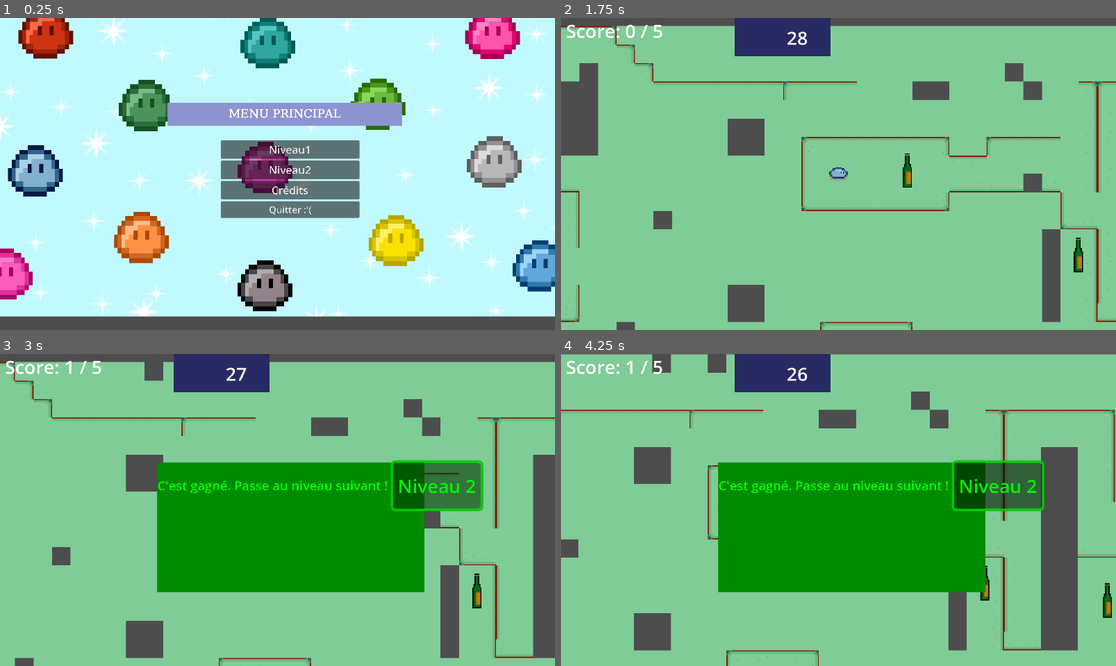
Above: before the commit, frames 1-4 (two rows, left to right).
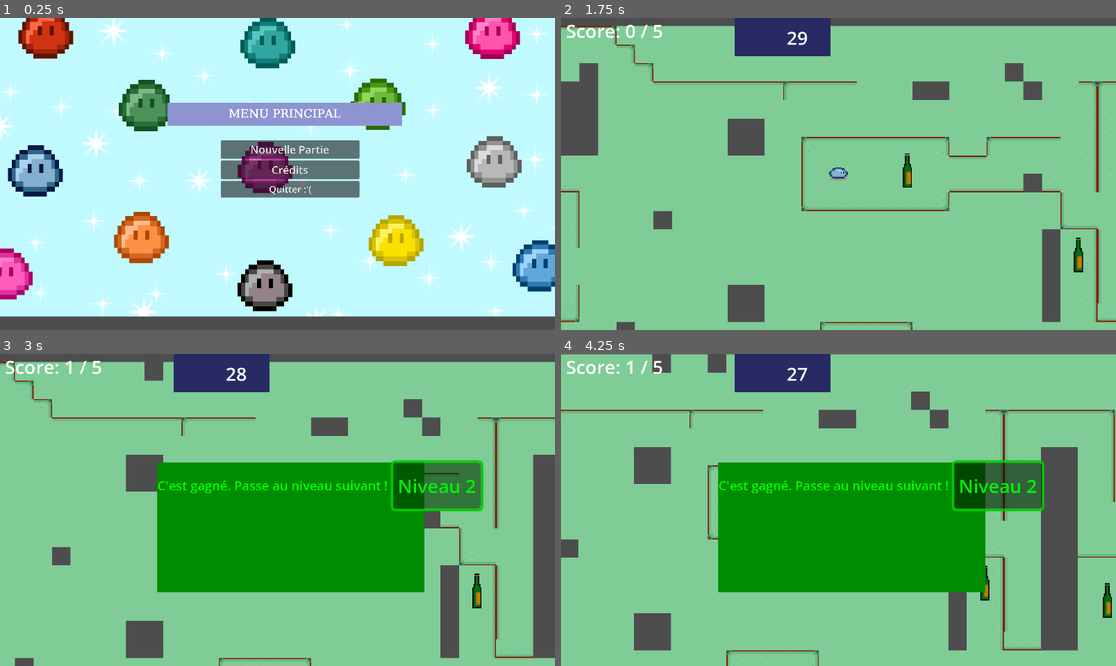
Above: after the commit, the same moments.

Repository: LEBOURGEOIS-maker/Jacky-boiiing
Game: Godot game, scene res://Scenes/mainMenu.tscn
The game is run twice, just before and just after one commit, with the same random seed, the same clock (stepped at 60 frames per second) and the same inputs.
Inputs (mouse positions are in pixels of both pictures, inside the frame that each line leads up to):
- Up to frame 1 (0.25 s): no input
- Up to frame 2 (1.75 s): click "Niveau1" (after the commit: "Nouvelle Partie") at 0.5 s; click (849, 152) at 1.25 s, where only the run after the commit has a clickable "Niveau 1"
- Up to frame 3 (3 s): tap Enter (ui_accept) at 2, 2.27 s; move the mouse to (399, 494) at 2.02 s; hold D (right) 2.03-2.75 s; click "Niveau 2" at 2.75 s
- Up to frame 4 (4.25 s): tap Enter (ui_accept) at 3.5, 3.77 s; move the mouse to (727, 525) at 3.52 s; hold S (down) from 3.53 s (still down)

The runs differ from the first frame. In frame 1, 1.8% of the frame differs, in the area x 39-65%, y 40-65%; in frame 2, less than 0.1%; in frame 3, less than 0.1%; in frame 4, less than 0.1%.
Error in both runs: Invalid call. Nonexistent function 'change_scene' in base 'SceneTree'. (res://Scenes/main_scene.gd:38)

Commit message:
menu level 1 and 2

Diff:
--- a/Scenes/credits.tscn
+++ b/Scenes/credits.tscn
@@ -4,6 +4,9 @@
 [ext_resource type="Texture2D" uid="uid://bopi3hl1hd56c" path="res://Assets/Personals/backgroundCredits.png" id="2_iaman"]
 
 [sub_resource type="FontFile" id="FontFile_uogbb"]
+subpixel_positioning = 0
+msdf_pixel_range = 14
+msdf_size = 128
 cache/0/25/0/ascent = 0.0
 cache/0/25/0/descent = 0.0
 cache/0/25/0/underline_position = 0.0
--- /dev/null
+++ b/Scenes/newGame.tscn
@@ -0,0 +1,113 @@
+[gd_scene load_steps=6 format=3 uid="uid://d16joiixx0tj1"]
+
+[ext_resource type="Texture2D" uid="uid://bopi3hl1hd56c" path="res://Assets/Personals/backgroundCredits.png" id="1_u1uau"]
+[ext_resource type="Script" path="res://Scenes/new_game.gd" id="1_urjb1"]
+
+[sub_resource type="FontFile" id="FontFile_krg46"]
+subpixel_positioning = 0
+msdf_pixel_range = 14
+msdf_size = 128
+cache/0/16/0/ascent = 0.0
+cache/0/16/0/descent = 0.0
+cache/0/16/0/underline_position = 0.0
+cache/0/16/0/underline_thickness = 0.0
+cache/0/16/0/scale = 1.0
+cache/0/25/0/ascent = 0.0
+cache/0/25/0/descent = 0.0
+cache/0/25/0/underline_position = 0.0
+cache/0/25/0/underline_thickness = 0.0
+cache/0/25/0/scale = 1.0
+
+[sub_resource type="StyleBoxFlat" id="StyleBoxFlat_aykup"]
+bg_color = Color(0.555361, 0.576237, 0.822159, 1)
+
+[sub_resource type="LabelSettings" id="LabelSettings_tc5bt"]
+line_spacing = 6.0
+font_size = 25
+outline_size = 1
+
+[node name="NewGame" type="Control"]
+layout_mode = 3
+anchors_preset = 15
+anchor_right = 1.0
+anchor_bottom = 1.0
+grow_horizontal = 2
+grow_vertical = 2
+script = ExtResource("1_urjb1")
+
+[node name="Background" type="TextureRect" parent="."]
+layout_mode = 1
+anchors_preset = -1
+anchor_right = 0.897
+anchor_bottom = 0.249
+offset_left = 100.0
+offset_top = -398.0
+offset_right = 301.76
+offset_bottom = 373.08
+grow_horizontal = 2
+grow_vertical = 2
+texture = ExtResource("1_u1uau")
+expand_mode = 3
+
+[node name="RemoteTransform2D" type="RemoteTransform2D" parent="Background"]
+position = Vector2(379, 260)
+remote_path = NodePath("../Titre/Camera2D")
+
+[node name="Titre" type="Label" parent="Background"]
+layout_mode = 1
+anchors_preset = 5
+anchor_left = 0.5
+anchor_right = 0.5
+offset_left = -228.0
+offset_top = 309.0
+offset_right = 279.0
+offset_bottom = 359.0
+grow_horizontal = 2
+theme_override_colors/font_shadow_color = Color(0, 0, 0, 1)
+theme_override_fonts/font = SubResource("FontFile_krg46")
+theme_override_styles/normal = SubResource("StyleBoxFlat_aykup")
+text = "Nouvelle partie"
+label_settings = SubResource("LabelSettings_tc5bt")
+horizontal_alignment = 1
+vertical_alignment = 1
+uppercase = true
+
+[node name="Camera2D" type="Camera2D" parent="Background/Titre"]
+position = Vector2(-355, -49)
+offset = Vector2(410, 200)
+zoom = Vector2(0.4, 0.4)
+
+[node name="VBoxContainer" type="VBoxContainer" parent="Background/Titre"]
+layout_mode = 0
+offset_left = 115.0
+offset_top = 81.0
+offset_right = 415.0
+offset_bottom = 249.0
+
+[node name="Niveau1" type="Button" parent="Background/Titre/VBoxContainer"]
+layout_mode = 2
+theme_override_font_sizes/font_size = 23
+text = "Niveau 1"
+
+[node name="Niveau2" type="Button" parent="Background/Titre/VBoxContainer"]
+layout_mode = 2
+theme_override_font_sizes/font_size = 23
+text = "Niveau 2"
+
+[node name="Retour" type="Button" parent="Background/Titre/VBoxContainer"]
+layout_mode = 2
+theme_override_font_sizes/font_size = 20
+text = "Retour
+"
+
+[node name="AudioStreamPlayer" type="AudioStreamPlayer" parent="."]
+volume_db = -6.0
+autoplay = true
+
+[node name="Camera2D" type="Camera2D" parent="."]
+position = Vector2(1057, 228)
+zoom = Vector2(0.4, 0.4)
+
+[connection signal="pressed" from="Background/Titre/VBoxContainer/Niveau1" to="." method="_on_niveau_1_pressed_level1"]
+[connection signal="pressed" from="Background/Titre/VBoxContainer/Niveau2" to="." method="_on_niveau_2_pressed_level2"]
+[connection signal="pressed" from="Background/Titre/VBoxContainer/Retour" to="." method="_on_retour_pressed_back_to_menu"]
--- /dev/null
+++ b/Scenes/new_game.gd
@@ -0,0 +1,17 @@
+extends Control
+
+@onready var niveau1 = preload("res://Scenes/niveau1.tscn")  # Préchargement de la scène principale
+#@onready var niveau2 = preload("res://Scenes/niveau2.tscn")  # Préchargement de la scène des crédits
+@onready var mainMenu = "res://Scenes/mainMenu.tscn"
+
+func _on_niveau_2_pressed_level2() -> void:
+	NavigationManager.add_scene_to_stack("res://Scenes/mainMenu.tscn")
+	get_tree().change_scene_to_file("res://Scenes/niveau2.tscn")
+
+
+func _on_niveau_1_pressed_level1() -> void:
+	NavigationManager.add_scene_to_stack("res://Scenes/mainMenu.tscn")
+	get_tree().change_scene_to_file("res://Scenes/niveau1.tscn")
+
+func _on_retour_pressed_back_to_menu() -> void:
+	NavigationManager.go_back_to_previous_scene()
--- a/Scenes/xxxxxx.tscn
+++ b/Scenes/xxxxxx.tscn
@@ -4,6 +4,9 @@
 [ext_resource type="Texture2D" uid="uid://bopi3hl1hd56c" path="res://Assets/Personals/backgroundCredits.png" id="2_brypx"]
 
 [sub_resource type="FontFile" id="FontFile_djvog"]
+subpixel_positioning = 0
+msdf_pixel_range = 14
+msdf_size = 128
 cache/0/25/0/ascent = 0.0
 cache/0/25/0/descent = 0.0
 cache/0/25/0/underline_position = 0.0
@@ -81,15 +84,10 @@
 offset_right = 415.0
 offset_bottom = 249.0
 
-[node name="Niveau1" type="Button" parent="Background/Titre/VBoxContainer"]
+[node name="NouvellePartie" type="Button" parent="Background/Titre/VBoxContainer"]
 layout_mode = 2
 theme_override_font_sizes/font_size = 23
-text = "Niveau1"
-
-[node name="Niveau2" type="Button" parent="Background/Titre/VBoxContainer"]
-layout_mode = 2
-theme_override_font_sizes/font_size = 23
-text = "Niveau2"
+text = "Nouvelle Partie"
 
 [node name="Credits" type="Button" parent="Background/Titre/VBoxContainer"]
 layout_mode = 2
@@ -109,7 +107,6 @@
 position = Vector2(1057, 228)
 zoom = Vector2(0.4, 0.4)
 
-[connection signal="button_down" from="Background/Titre/VBoxContainer/Niveau1" to="." method="_on_nouvelle_partie_button_go_to_game"]
-[connection signal="button_down" from="Background/Titre/VBoxContainer/Niveau2" to="." method="_on_nouvelle_partie_button_go_to_game"]
+[connection signal="button_down" from="Background/Titre/VBoxContainer/NouvellePartie" to="." method="_on_nouvelle_partie_button_go_to_game"]
 [connection signal="button_down" from="Background/Titre/VBoxContainer/Credits" to="." method="_on_credits_button_credits"]
 [connection signal="button_down" from="Background/Titre/VBoxContainer/Quitter" to="." method="_on_quitter_button_down_quit"]
--- a/Scripts/main_menu.gd
+++ b/Scripts/main_menu.gd
@@ -6,9 +6,9 @@
 # Fonction pour démarrer une nouvelle partie
 func _on_nouvelle_partie_button_go_to_game() -> void:
 	# Ajouter la scène actuelle à la pile via NavigationManager pour pouvoir revenir en arrière
-	NavigationManager.add_scene_to_stack("res://Scenes/niveau1.tscn")
+	NavigationManager.add_scene_to_stack("res://Scenes/mainMenu.tscn")
 	# Changer la scène pour la scène de jeu
-	get_tree().change_scene_to_file("res://Scenes/niveau1.tscn")
+	get_tree().change_scene_to_file("res://Scenes/newGame.tscn")
 
 # Fonction pour afficher les crédits
 func _on_credits_button_credits() -> void:
Not shown, added: Musics/boing.wav.import
Not shown, added: Musics/gamer.wav.import
Not shown, added: Musics/menu.wav.import
